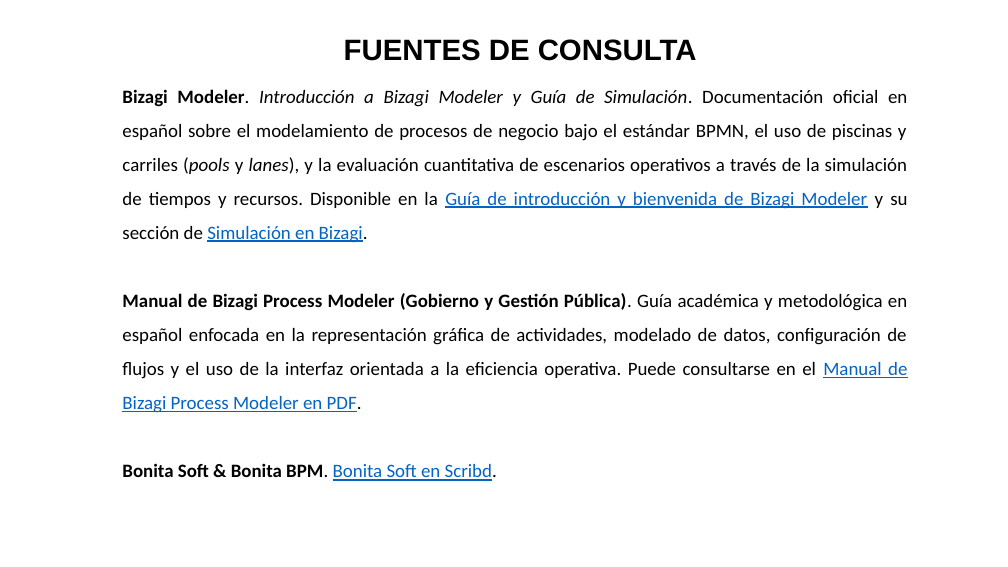
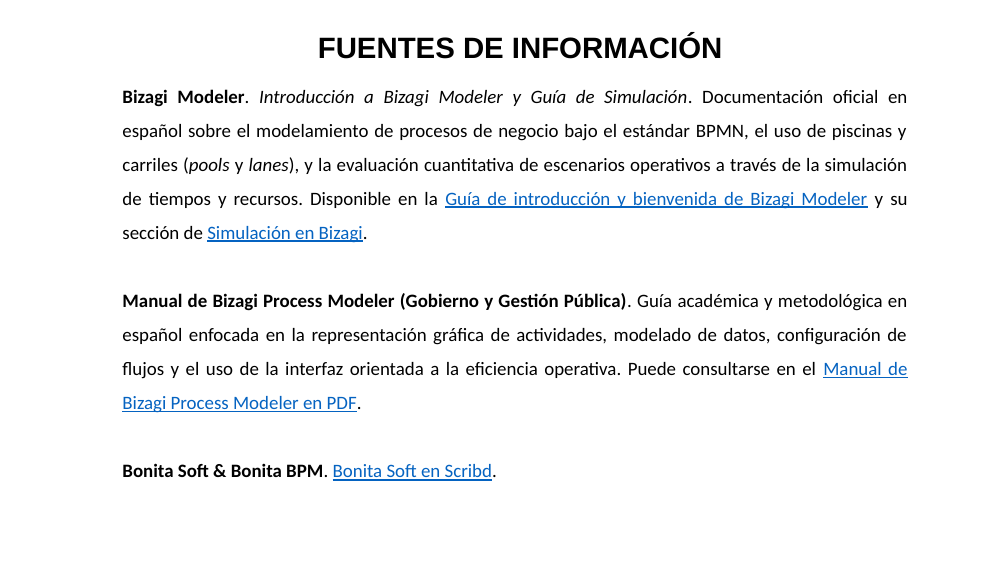
Before and after one commit to morenorobertoc41-bit/Tema-5-simulacion, a slide deck: slide 41 of Actividad 5.1 Proyecto integrador_RobertoCahuare_SIM_5ISCM.pptx. Drawn at 1008x567 pixels with LibreOffice and Linux fonts; fonts in the diff are those of the drawing. Boxes give left, top, right and bottom in pixels: in the first picture for what was removed or moved away, otherwise in the second. Text is boxed around its words. In the diff, an @@ line names an element or a change of style, - is before the commit and + after.

```diff
--- a/Actividad 5.1 Proyecto integrador_RobertoCahuare_SIM_5ISCM.pptx
+++ b/Actividad 5.1 Proyecto integrador_RobertoCahuare_SIM_5ISCM.pptx
@@ text at (318, 35, 722, 59): text changed @@
-FUENTES DE CONSULTA
+FUENTES DE INFORMACIÓN
```
Also in this commit, not shown: 1 other slide changed, 12 other files.
